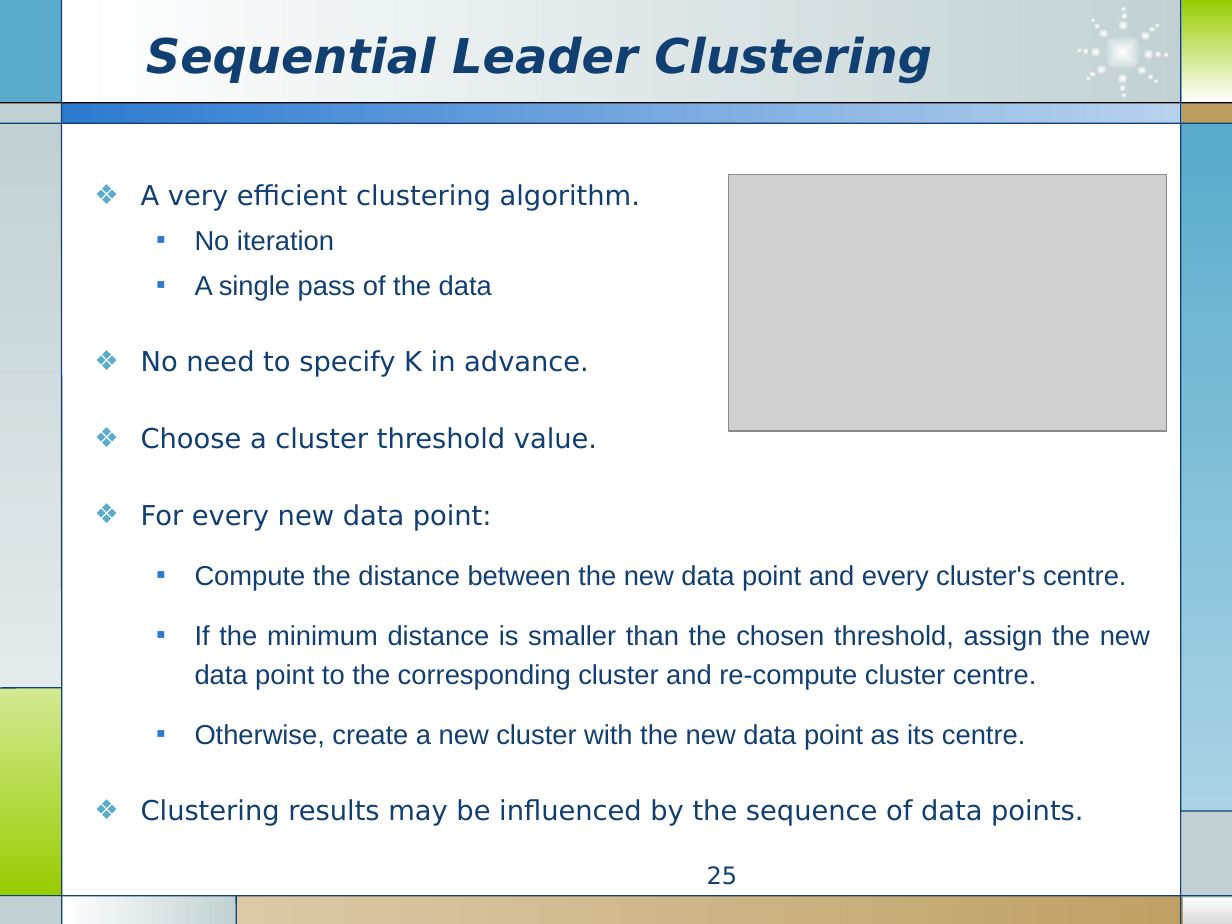
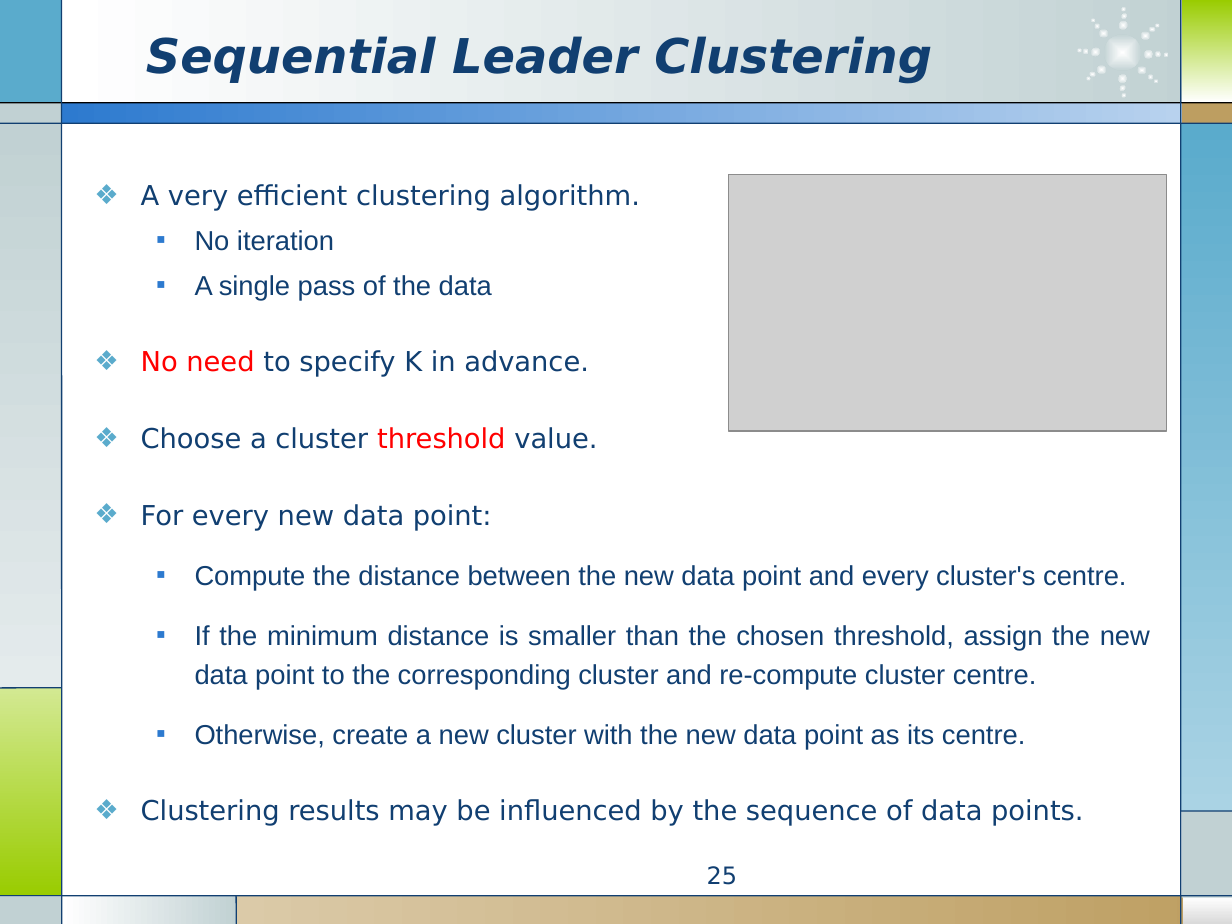
Before and after one commit to gdwangh/80240372XDataMining, a slide deck: slide 25 of lecture/6-Clustering.pptx. Drawn at 1232x924 pixels with LibreOffice and Linux fonts; fonts in the diff are those of the drawing; grey boxes stand for pictures. Boxes give left, top, right and bottom in pixels: in the first picture for what was removed or moved away, otherwise in the second. Text is boxed around its words. In the diff, an @@ line names an element or a change of style, - is before the commit and + after.

```diff
--- a/lecture/6-Clustering.pptx
+++ b/lecture/6-Clustering.pptx
@@ text at box(141, 350, 597, 449): text colour #113F71 to #FF0000 in "No need", "threshold" @@
```
Also in this commit, not shown: 3 other files.
